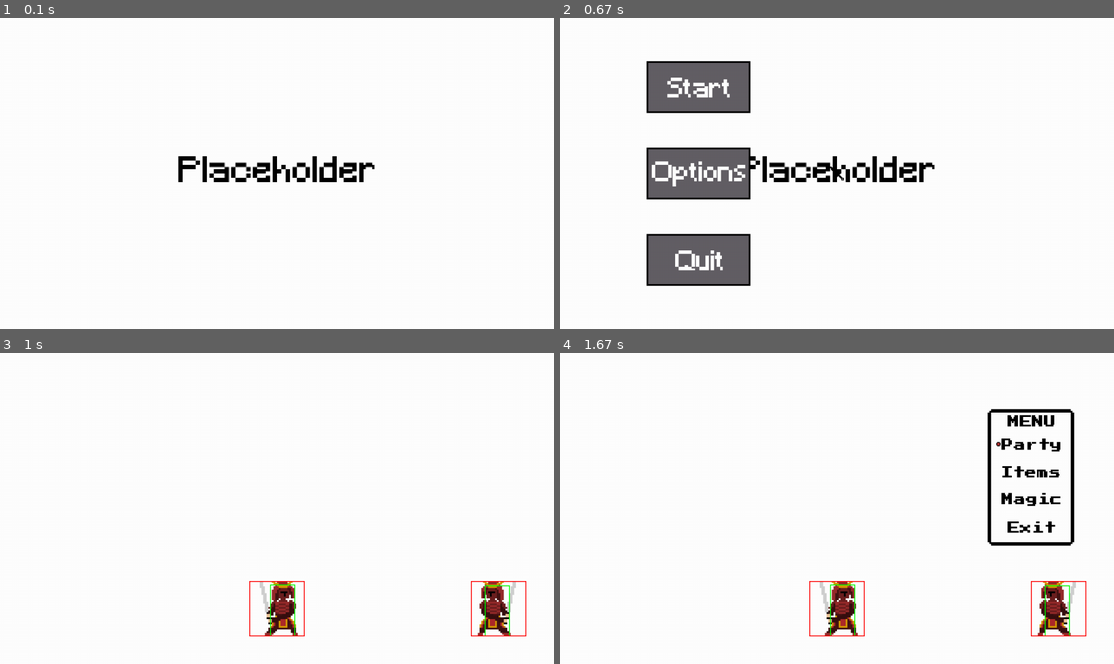
Above: before the commit, frames 1-4 (two rows, left to right).
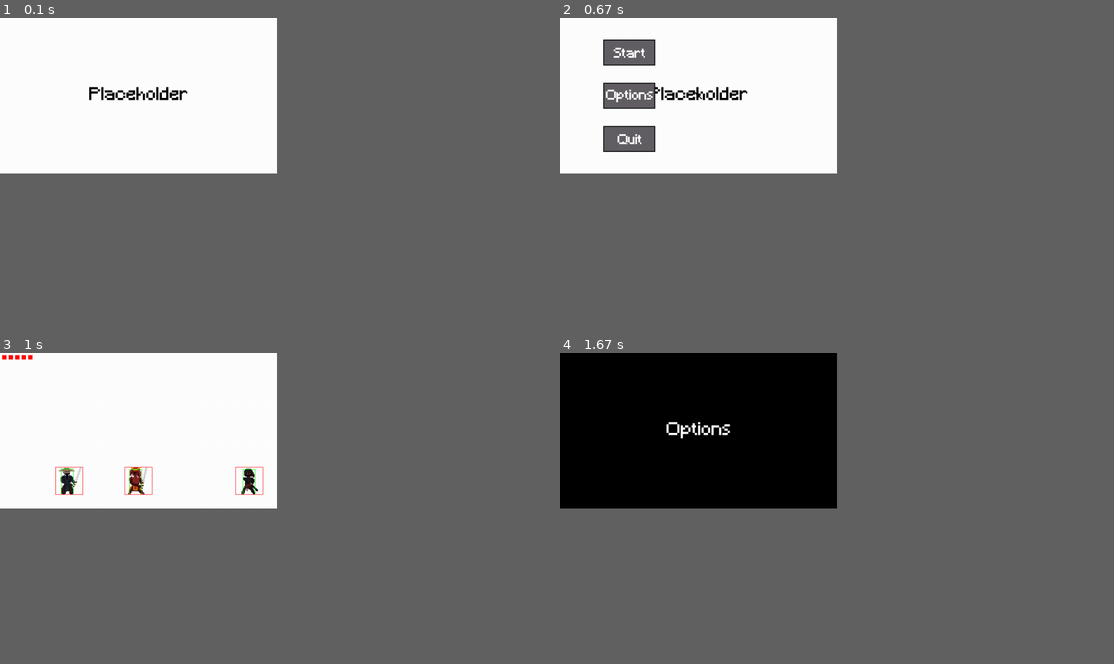
Above: after the commit, the same moments.

Repository: Mallet-Marie/pygame_metroidvania
Game: pygame game, started from game.py
Same seed, same stepped clock (60 frames per second), same inputs: the game is played once before the commit and once after it.
Inputs (mouse positions are in pixels of both pictures, inside the frame that each line leads up to):
- Up to frame 1 (0.1 s): no input
- Up to frame 2 (0.67 s): tap Enter at 0.33 s
- Up to frame 3 (1 s): press the mouse at (66, 387) at 0.7 s; move the mouse to (83, 384) at 0.8 s; release the mouse at (94, 380) at 0.93 s
- Up to frame 4 (1.67 s): tap Enter at 1 s; click (626, 430) at 1.38 s
In our replay, the window is 900x506 before the commit and 450x253 after it. These sizes can differ from the game's own. Grey fills any space a smaller window leaves; there, only what the larger window draws over its background counts as a difference.

The runs differ from the first frame. In frame 1, 1.8% of the frame differs, in the area x 16-68%, y 22-53%; in frame 2, 12%; in frame 3, 2.7%; in frame 4, 29%, in the area x 0-95%, y 0-92%.

Commit message:
added health, pause menu

Diff:
--- a/game.py
+++ b/game.py
@@ -8,7 +8,7 @@
     def __init__(self):
         pygame.init()
         self.sizes = pygame.display.get_desktop_sizes()
-        self.SCREEN_W, self.SCREEN_H = self.sizes[0]
+        self.SCREEN_W, self.SCREEN_H = WIDTH, HEIGHT
         self.canvas = pygame.Surface((WIDTH, HEIGHT))
         self.screen = pygame.display.set_mode((self.SCREEN_W, self.SCREEN_H), pygame.NOFRAME)
         self.running, self.playing = True, True
--- a/sprites.py
+++ b/sprites.py
@@ -2,24 +2,26 @@
 import math
 from settings import *
 from os import path
+import random
 
 class Player(pygame.sprite.Sprite):
     def __init__(self, game):
         pygame.sprite.Sprite.__init__(self)
         self.game = game
-        self.image = pygame.image.load(path.join(self.game.game.assets_dir, "samurai.png"))
+        self.image = pygame.image.load(path.join(self.game.game.assets_dir, "player.png"))
         #self.image = pygame.transform.scale2x(self.image)
         #self.image.set_alpha(64) make transparent
         #self.image.fill(GREEN)
         self.hitbox = self.image.get_rect()
         self.rect = self.image.get_rect()
         self.hitbox = self.hitbox.inflate(-35, -2)
-        self.hitbox = self.hitbox.move(7, 3)
+        self.hitbox = self.hitbox.move(-4, 3)
         pygame.draw.rect(self.image, GREEN, self.hitbox, 1) #hitbox
         pygame.draw.rect(self.image, RED, self.rect, 1)
-        self.posx, self.posy = WIDTH/2, HEIGHT-64
+        self.posx, self.posy = WIDTH/4, HEIGHT-64
         self.rect.center = self.posx + 7, self.posy+3
         self.hitbox.center = self.posx, self.posy
+        self.health = 5
         self.velx = 0
         self.vely = 0
         self.acc = .5
@@ -28,6 +30,9 @@
         self.jumping = False
         self.on_ground = False
         self.attacking = False
+        self.invincible = False
+        self.hit = False
+        self.iframe = pygame.time.get_ticks()
 
     def update(self, dt, inputs):
         self.inputs = inputs
@@ -51,6 +56,11 @@
         self.rect.center = self.posx, self.posy
         self.hitbox.center = self.posx+7 , self.posy+3
 
+        if self.hit:
+            self.invincible = True
+            now = pygame.time.get_ticks()
+            if self.iframe - now <= 1000:
+                self.invincible = False
         if self.inputs["space"] and not self.attacking:
             self.attack()
         if not self.inputs["space"] and self.attacking:
@@ -77,6 +87,9 @@
         self.vely = -8
         self.on_ground = False
 
+    def iframe(self):
+        pass
+
 class Sword(pygame.sprite.Sprite):
     def __init__(self, x, y, w, h, rad):
         pygame.sprite.Sprite.__init__(self)
@@ -111,6 +124,7 @@
         self.image = pygame.Surface((5, 5))
         self.image.fill(BLACK)
         self.rect = self.image.get_rect()
+        self.hitbox = self.rect.copy()
         self.rect.centerx = x
         self.rect.centery = y
         self.posx = x
@@ -121,12 +135,13 @@
         self.posx += 7*math.cos(self.angle)*dt
         self.posy += 7*math.sin(self.angle)*dt
         self.rect.centerx, self.rect.centery = self.posx, self.posy
-
-class Mob(pygame.sprite.Sprite):
+        self.hitbox.center = self.rect.center
+
+class Ninja(pygame.sprite.Sprite):
     def __init__(self, game):
         pygame.sprite.Sprite.__init__(self)
         self.game = game
-        self.image = pygame.image.load(path.join(self.game.game.assets_dir, "samurai.png")).convert_alpha()
+        self.image = pygame.image.load(path.join(self.game.game.assets_dir, "ninja.png")).convert_alpha()
         self.image = pygame.transform.flip(self.image, True, False)
         #self.image.set_colorkey(BLACK)
         #self.image = pygame.transform.scale2x(self.image)
@@ -134,7 +149,7 @@
         self.hitbox = self.image.get_rect()
         self.rect = self.image.get_rect()
         self.hitbox = self.hitbox.inflate(-35, -5)
-        self.hitbox = self.hitbox.move(-1, 3)
+        self.hitbox = self.hitbox.move(0, 3)
         pygame.draw.rect(self.image, GREEN, self.hitbox, 1) #hitbox
         pygame.draw.rect(self.image, RED, self.rect, 1)
         self.posx, self.posy = WIDTH-64, HEIGHT-64
@@ -142,9 +157,13 @@
         self.hitbox.center = self.posx - 1, self.posy + 3
         self.dx, self.dy = 0, 0
         self.rot = 0
+        self.velx = 0
+        self.vely = 0
         self.throw_interval = 2000
         self.swing_interval = 2000
-        self.facing_left, self.facing_right = False, False
+        self.facing_left, self.facing_right = True, False
+        self.should_move = random.randint(0, 1)
+        self.dirx = 0
         self.attacking = False
         self.last_throw = pygame.time.get_ticks()
         self.last_swing = pygame.time.get_ticks()
@@ -162,13 +181,19 @@
         if now - self.last_swing > self.swing_interval:
             self.last_swing = now
             self.attacking = True
-            self.sword = Sword(self.posx-16, self.posy+8, 32, 8, 0)
+            self.sword = Sword(self.posx-32, self.posy+8, 84, 8, 0)
             self.game.mob_melee.add(self.sword)
             self.game.all_sprites.add(self.sword)
 
-    def update(self):
+    def update(self, dt):
         self.dx = self.game.player.rect.centerx - self.rect.centerx
         self.dy = self.game.player.rect.centery - self.rect.centery
+        self.dirx = self.facing_right - self.facing_left
+        if self.should_move == 0:
+            self.velx = self.dirx * dt * 2
+        elif self.should_move == 1:
+            self.velx = 0
+
         if self.dx < 0 and self.facing_right:
             self.facing_left = True
             self.facing_right = False
@@ -178,8 +203,27 @@
         if (abs(self.dx) <= 300 and abs(self.dy) <= 150) and (abs(self.dx) >= 150 and abs(self.dy) <= 75):
             self.rot = math.atan2(self.dy, self.dx)
             self.throw()
-
-        if (abs(self.dx) <= 60 and abs(self.dy) <= 50):
+        if (abs(self.dx) <= 100 and abs(self.dy) <= 50):
            self.attack()
         if self.attacking:
             self.sword.update(self.posx-16, self.posy+8, self)
+        print(self.should_move)
+        self.posx += self.velx
+        self.rect.centerx = self.posx
+        self.hitbox.centerx = self.rect.centerx
+
+class Samurai(pygame.sprite.Sprite):
+    def __init__(self, game):
+        pygame.sprite.Sprite.__init__(self)
+        self.game = game
+        self.image = pygame.image.load(path.join(self.game.game.assets_dir, "samurai.png")).convert_alpha()
+        self.image = pygame.transform.flip(self.image, True, False)
+        self.rect = self.image.get_rect()
+        self.hitbox = self.rect.copy()
+        self.hitbox = self.hitbox.inflate(-35, -5)
+        self.hitbox = self.hitbox.move(-6, 3)
+        pygame.draw.rect(self.image, GREEN, self.hitbox, 1) #hitbox
+        pygame.draw.rect(self.image, RED, self.rect, 1)
+        self.posx, self.posy = WIDTH/2, HEIGHT-64
+        self.hitbox.center = (self.posx, self.posy)
+        self.rect.center = (self.posx, self.posy)
--- a/states/menu.py
+++ b/states/menu.py
@@ -1,6 +1,7 @@
 import pygame
 from states.state import State
 from states.world import World
+from states.options import Options
 from settings import *
 from os import path
 
@@ -30,6 +31,9 @@
             if pressed[0]:
                 if hover.key == "start":
                     new_state = World(self.game)
+                    new_state.enter_state()
+                elif hover.key == "options":
+                    new_state = Options(self.game)
                     new_state.enter_state()
                 elif hover.key == "quit":
                     self.game.running = False
--- a/states/party.py
+++ b/states/options.py
@@ -1,7 +1,8 @@
+import pygame
+from states.state import State
 from settings import *
-from states.state import State
 
-class PartyMenu(State):
+class Options(State):
     def __init__(self, game):
         State.__init__(self, game)
         self.game = game
@@ -11,6 +12,6 @@
             self.exit_state()
         self.game.reset_keys()
 
-    def draw(self, surface):
-        surface.fill(WHITE)
-        self.game.draw_text(surface, "PARTY MENU", 40, BLACK, WIDTH/2, HEIGHT/2)
+    def draw(self, display):
+        display.fill(BLACK)
+        self.game.draw_text(display, "Options", 40, WHITE, WIDTH/2, HEIGHT/2)
--- a/states/pause.py
+++ b/states/pause.py
@@ -1,52 +1,71 @@
 import pygame
 from os import path
 from states.state import State
-from states.party import PartyMenu
+from states.options import Options
 from settings import *
 
 class PauseMenu(State):
     def __init__(self, game):
         State.__init__(self, game)
         self.game = game
-        self.menu_img = pygame.image.load(path.join(self.game.assets_dir, "map", "menu.png"))
-        self.menu_rect = self.menu_img.get_rect()
-        self.menu_rect.center = (WIDTH*.85, HEIGHT*.4)
-        self.menu_options = {0: "Party", 1: "Items", 2: "Magic", 3: "Exit"}
         self.index = 0
-
-        self.cursor_img = pygame.image.load(path.join(self.game.assets_dir, "map", "cursor.png"))
-        self.cursor_rect = self.cursor_img.get_rect()
-        self.cursor_posy = self.menu_rect.y + 38
-        self.cursor_rect.x, self.cursor_rect.y = self.menu_rect.x + 10, self.cursor_posy
+        self.buttons = pygame.sprite.Group()
+        self.start_button = Button(self.game, WIDTH/4, 80, "continue.png","continue")
+        self.options_button = Button(self.game, WIDTH/4, 180, "options.png", "options")
+        self.quit_button = Button(self.game, WIDTH/4, 280, "quit.png", "quit")
+        self.buttons.add(self.start_button)
+        self.buttons.add(self.options_button)
+        self.buttons.add(self.quit_button)
+        self.mouse = Mouse(game)
+        self.hovered = None
 
     def update(self, dt, inputs):
-        self.update_cursor(inputs)
-        if inputs["space"]:
-            self.transition_state()
-        if inputs["back"]:
-            self.exit_state()
+        self.mouse.update()
+        hovers = pygame.sprite.spritecollide(self.mouse, self.buttons, False)
+        self.hovered = None
+        for hover in hovers:
+            self.hovered = hover
+            pressed = pygame.mouse.get_pressed()
+            if pressed[0]:
+                if hover.key == "continue":
+                    self.exit_state()
+                elif hover.key == "options":
+                    new_state = Options(self.game)
+                    new_state.enter_state()
+                elif hover.key == "quit":
+                    self.game.running = False
+                    self.game.playing = False
         self.game.reset_keys()
+
 
     def draw(self, display):
         self.prev_state.draw(display)
-        display.blit(self.menu_img, self.menu_rect)
-        display.blit(self.cursor_img, self.cursor_rect)
+        self.buttons.draw(display)
+        if self.hovered:
+            display.blit(self.hovered.fade, self.hovered.rect)
+        display.blit(self.mouse.image, self.mouse.rect)
 
-    def update_cursor(self, inputs):
-        if inputs["down"]:
-            self.index = (self.index+1) % len(self.menu_options)
-        elif inputs["up"]:
-            self.index = (self.index-1) % len(self.menu_options)
-        self.cursor_rect.y = self.cursor_posy + (self.index*32)
+class Button(pygame.sprite.Sprite):
+    def __init__(self, game, x, y, img, key):
+        pygame.sprite.Sprite.__init__(self)
+        self.game = game
+        self.key = key
+        self.image = pygame.image.load(path.join(self.game.assets_dir, img)).convert()
+        self.fade = pygame.Surface((120, 60))
+        self.fade.set_alpha(100)
+        self.fade.fill(BLACK)
+        self.rect = self.image.get_rect()
+        self.rect.center = (x, y)
 
-    def transition_state(self):
-        if self.menu_options[self.index] == "Party":
-            new_state = PartyMenu(self.game)
-            new_state.enter_state()
-        elif self.menu_options[self.index] == "Items":
-            pass
-        elif self.menu_options[self.index] == "Magic":
-            pass
-        elif self.menu_options[self.index] == "Exit":
-            while len(self.game.state_stack) > 1:
-                self.game.state_stack.pop()
+class Mouse(pygame.sprite.Sprite):
+    def __init__(self, game):
+        self.game = game
+        pygame.mouse.set_visible(False)
+        self.image = pygame.image.load(path.join(self.game.assets_dir, "kunai.png")).convert()
+        self.image.set_colorkey(BLACK)
+        self.rect = self.image.get_rect()
+        pygame.mouse.set_pos(WIDTH/2, HEIGHT/2)
+        self.rect.center = (WIDTH/2, HEIGHT/2)
+
+    def update(self):
+        self.rect.center = pygame.mouse.get_pos()
--- a/states/world.py
+++ b/states/world.py
@@ -16,11 +16,14 @@
         self.mob_attacks = pygame.sprite.Group()
         self.mob_melee = pygame.sprite.Group()
         self.player = Player(self)
-        self.mob = Mob(self)
+        self.mob = Ninja(self)
         self.mobs.add(self.mob)
+        self.all_sprites.add(self.mob)
+        self.mob = Samurai(self)
+        self.mobs.add(self.mob)
+        self.all_sprites.add(self.mob)
         self.dependants.add(self.player)
         self.all_sprites.add(self.player)
-        self.all_sprites.add(self.mob)
 
     def collide_hitbox(self, left, right):
         return left.hitbox.colliderect(right.hitbox)
@@ -47,28 +50,45 @@
             new_state.enter_state()
         self.dependants.update(self.dt, inputs)
         self.mob_attacks.update(self.dt)
-        self.mobs.update()
+        self.mobs.update(self.dt)
         sword_hits = pygame.sprite.groupcollide(self.attacks, self.mobs, False, True, self.collide_circle_rect)
         player_hits = pygame.sprite.spritecollide(self.player, self.mobs, False, self.collide_hitbox)
-        if player_hits:
-            self.player.kill()
-            self.game.playing = False
-            self.game.running = False
-            pass
-        mob_hits = pygame.sprite.spritecollide(self.player, self.mob_attacks, True)
-      #  for hit in mob_hits:
-       #     self.player.kill()
-        #    self.game.playing = False
-        #    self.game.running = False
-        mob_melee_hits = pygame.sprite.spritecollide(self.player, self.mob_melee, True)
-        for hit in mob_melee_hits:
-            self.player.kill()
-            self.game.playing = False
-            self.game.running = False
+        mob_hits = pygame.sprite.spritecollide(self.player, self.mob_attacks, True, self.collide_hitbox)
+        mob_melee_hits = pygame.sprite.spritecollide(self.player, self.mob_melee, True, self.collide_hitbox)
+        if not self.player.invincible:
+            for hit in mob_melee_hits:
+                self.player.health -= 1
+                if self.player.health <= 0:
+                    self.player.kill()
+                    self.game.playing = False
+                    self.game.running = False
+            for hit in mob_hits:
+                self.player.health -= 1
+                if self.player.health <= 0:
+                    self.player.kill()
+                    self.game.playing = False
+                    self.game.running = False
+            if player_hits:
+                self.player.health -= 1
+                if self.player.health <= 0:
+                    self.player.kill()
+                    self.game.playing = False
+                    self.game.running = False
+
         parry_hits = pygame.sprite.groupcollide(self.attacks, self.mob_attacks, True, True, pygame.sprite.collide_circle)
         mob_melee_parry = pygame.sprite.groupcollide(self.attacks, self.mob_melee, True, True, pygame.sprite.collide_circle)
+
+    def draw_health(self, display, x, y, health):
+        for i in range(health):
+            heart_img = pygame.Surface((10, 10))
+            heart_img.fill(RED)
+            heart_rect = heart_img.get_rect()
+            heart_rect.centerx = x+15*i
+            heart_rect.centery = y
+            display.blit(heart_img, heart_rect)
 
     def draw(self, display):
         display.fill(WHITE) # Erase screen/draw background
         # *after* drawing everything, flip the display
+        self.draw_health(display, 10, 10, self.player.health)
         self.all_sprites.draw(display)
Binary file added: assets/continue.png
Binary file changed: assets/player.png
